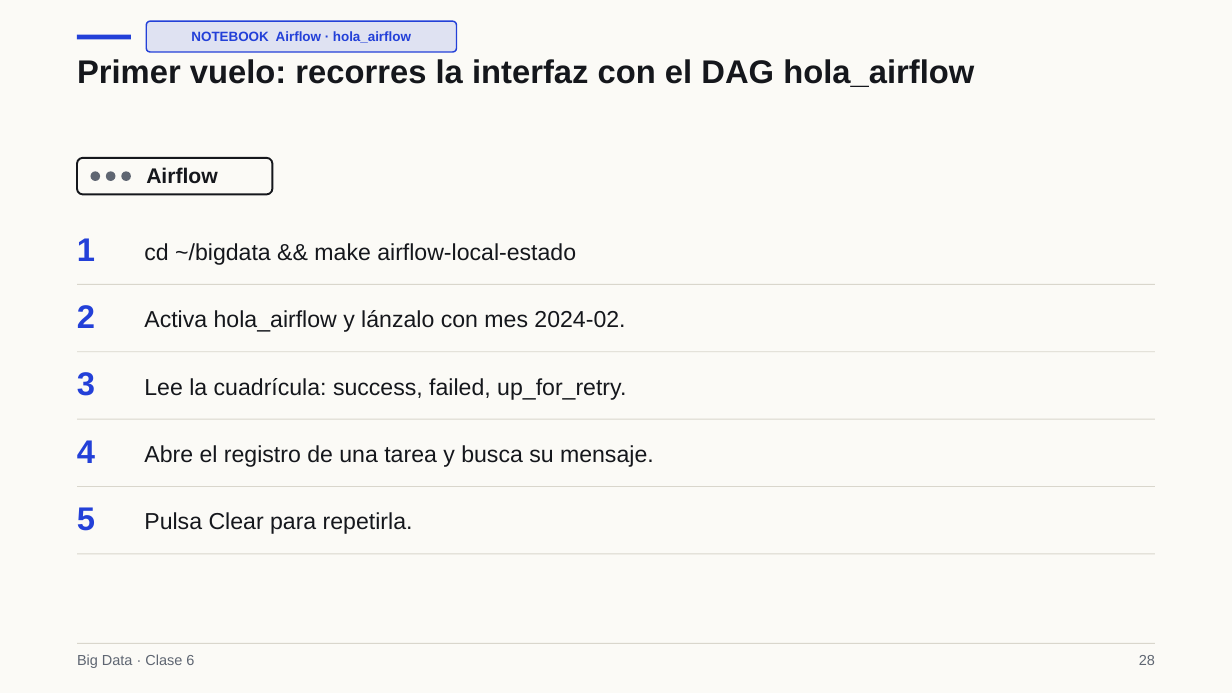
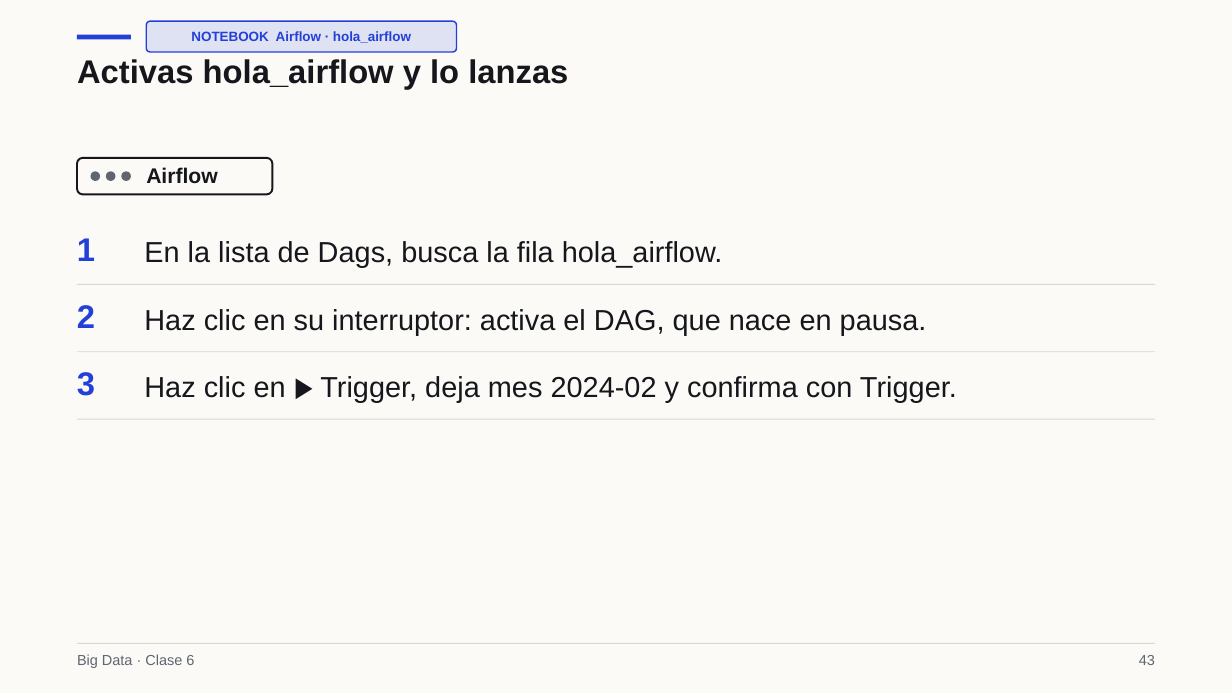
Before and after one commit to Apaezc/bigdata-udem-2026, a slide deck: slide 43 of curso/clase06/deck/slides.pptx (slide 28 before the commit). Drawn at 1232x693 pixels with LibreOffice and Linux fonts; fonts in the diff are those of the drawing. Boxes give left, top, right and bottom in pixels: in the first picture for what was removed or moved away, otherwise in the second. Text is boxed around its words. In the diff, an @@ line names an element or a change of style, - is before the commit and + after.

```diff
--- a/curso/clase06/deck/slides.pptx
+++ b/curso/clase06/deck/slides.pptx
@@ text at (77,59,568,90): text changed @@
-Primer vuelo: recorres la interfaz con el DAG hola_airflow
+Activas hola_airflow y lo lanzas
@@ text at (144,241,723,268): text changed; size 18 to 22.5 pt @@
-cd ~/bigdata && make airflow-local-estado
+En la lista de Dags, busca la fila hola_airflow.
@@ text at (144,309,927,335): text changed; size 18 to 22.5 pt @@
-Activa hola_airflow y lánzalo con mes 2024-02.
+Haz clic en su interruptor: activa el DAG, que nace en pausa.
@@ text at (144,376,957,402): text changed; size 18 to 22.5 pt @@
-Lee la cuadrícula: success, failed, up_for_retry.
+Haz clic en ▶ Trigger, deja mes 2024-02 y confirma con Trigger.
@@ text removed at (77,440,95,463) @@
-4
@@ text removed at (144,445,654,467) @@
-Abre el registro de una tarea y busca su mensaje.
@@ rectangle removed at (77,486,1155,487) @@
@@ text removed at (77,507,95,531) @@
-5
@@ text removed at (144,512,413,534) @@
-Pulsa Clear para repetirla.
@@ rectangle removed at (77,554,1155,555) @@
@@ text at (1139,655,1155,665): text changed @@
-28
+43
```
Also in this commit, not shown: 39 other slides changed, 41 slides added, 3 slides removed, 5 other files.
